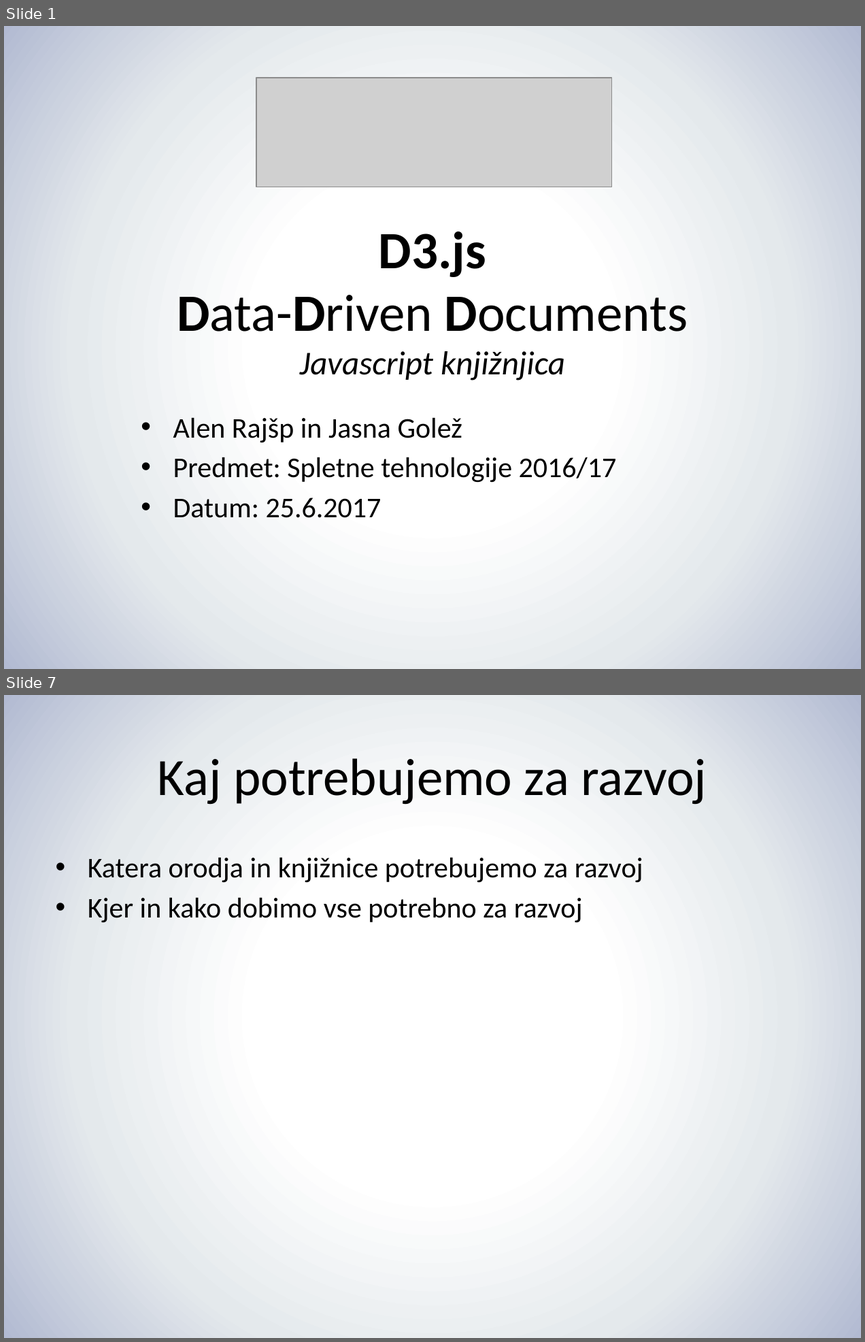
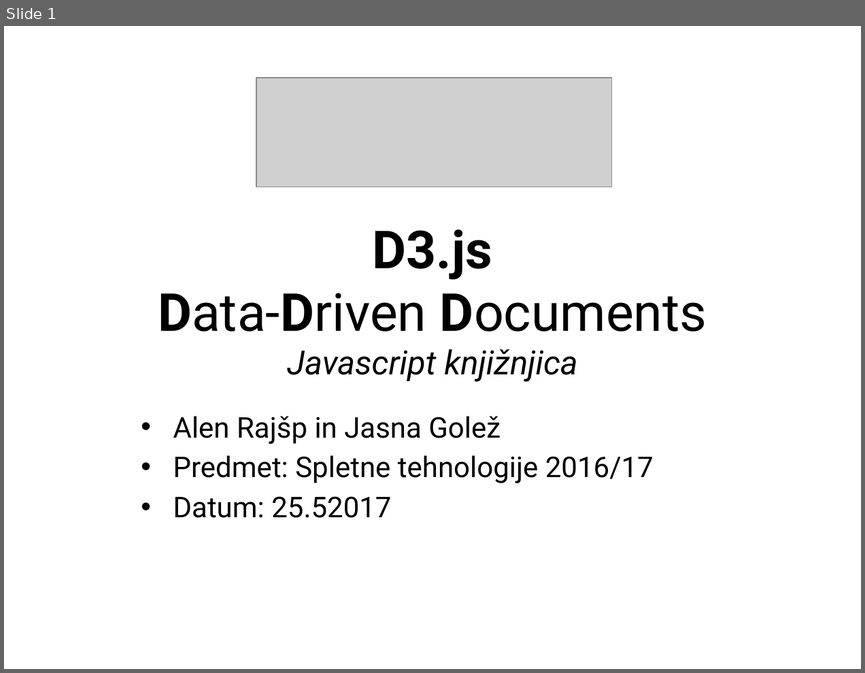
Before and after one commit to jasna19/GremoVun, a slide deck: D3/D3 Presentation/D3_Rajšp_Golež.pptx. Shown one above the other, each under a label of ours: slides 1 and 7 before the commit, slide 1 after it; the slides between them are not shown. The pictures are 865x1342 and 865x673 pixels, drawn with LibreOffice and Linux fonts; fonts in the diff are those of the drawing; grey boxes stand for pictures. Boxes give left, top, right and bottom in pixels: in the first picture for what was removed or moved away, otherwise in the second. Text is boxed around its words. In the diff, an @@ line names an element or a change of style, - is before the commit and + after.

```diff
--- a/D3/D3 Presentation/D3_Rajšp_Golež.pptx
+++ b/D3/D3 Presentation/D3_Rajšp_Golež.pptx
@@ slide 7 removed at <box>4,695,861,1338</box>, background gradient #FFFFFF to #E4E9EC to #B2BAD2 @@
@@ title removed at <box>158,758,706,804</box> @@
-Kaj potrebujemo za razvoj
@@ text removed at <box>88,857,643,923</box> @@
-• Katera orodja in knjižnice potrebujemo za razvoj
-• Kjer in kako dobimo vse potrebno za razvoj
@@ slide 1 changed as well @@
@@ background gradient #FFFFFF to #E4E9EC to #B2BAD2 to #FFFFFF @@
@@ text "D3.js" at <box>158,229,706,382</box>: font Calibri to Roboto @@
@@ text at <box>173,416,653,483</box>: font Calibri to Roboto in "Alen Rajšp in Jasna Golež", "Predmet: Spletne tehnologije 2016/17" @@
@@ text at <box>173,496,391,518</box>: text changed; font Calibri to Roboto @@
-• Datum: 25.6.2017
+• Datum: 25.52017
```
Also in this commit, not shown: 6 other slides changed, 9 slides added, 4 other slides removed.
